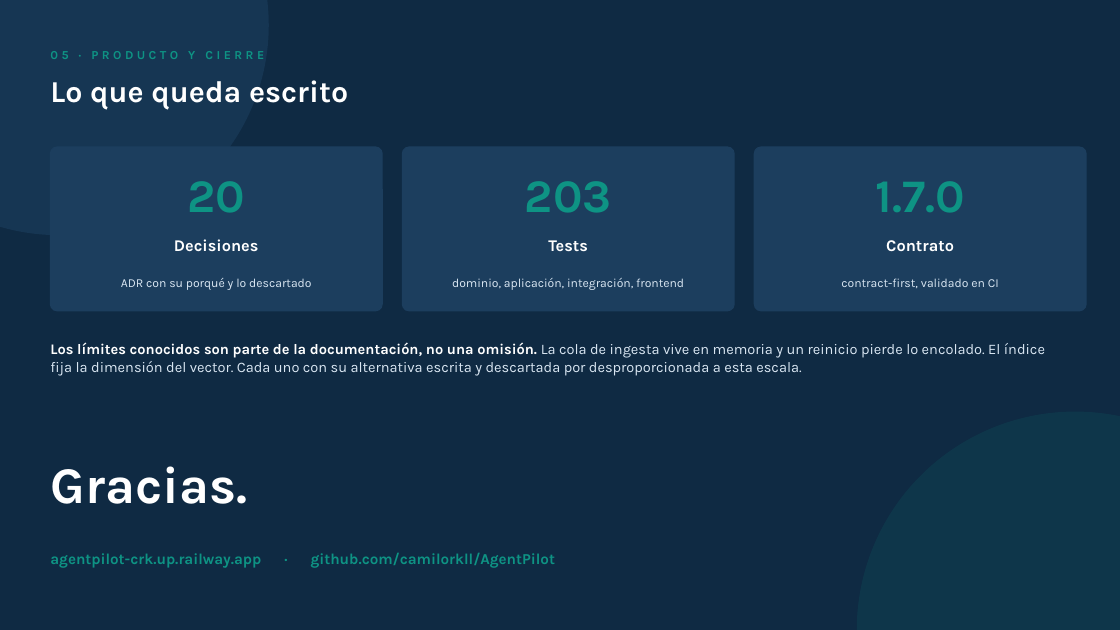
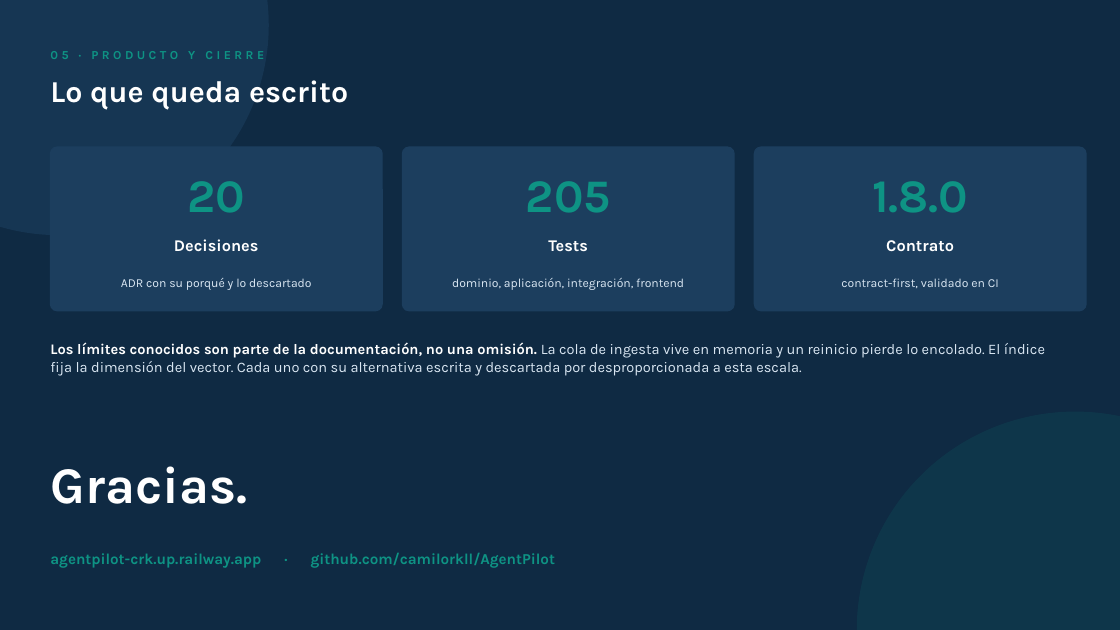
Before and after one commit to camilorkll/AgentPilot, a slide deck: slide 18 of docs/AgentPilot_Presentación.pptx. Drawn at 1120x630 pixels with LibreOffice and Linux fonts; fonts in the diff are those of the drawing. Boxes give left, top, right and bottom in pixels: in the first picture for what was removed or moved away, otherwise in the second. Text is boxed around its words. In the diff, an @@ line names an element or a change of style, - is before the commit and + after.

```diff
--- a/docs/AgentPilot_Presentación.pptx
+++ b/docs/AgentPilot_Presentación.pptx
@@ text at <box>526,181,611,213</box>: text changed @@
-203
+205
@@ text at <box>872,181,968,213</box>: text changed @@
-1.7.0
+1.8.0
```
Also in this commit, not shown: 1 other slide changed.
